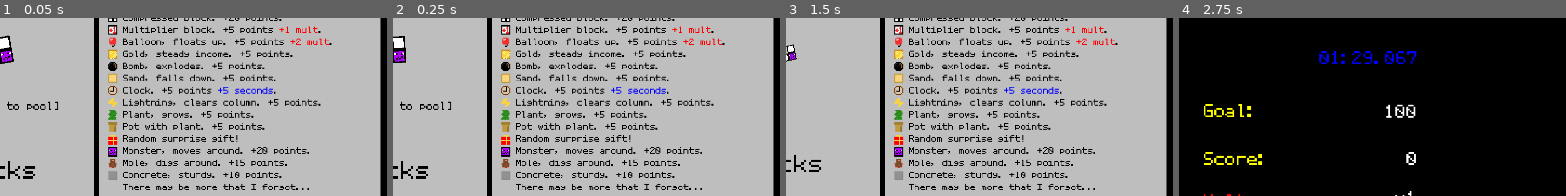
Above: before the commit, frames 1-4 (left to right).
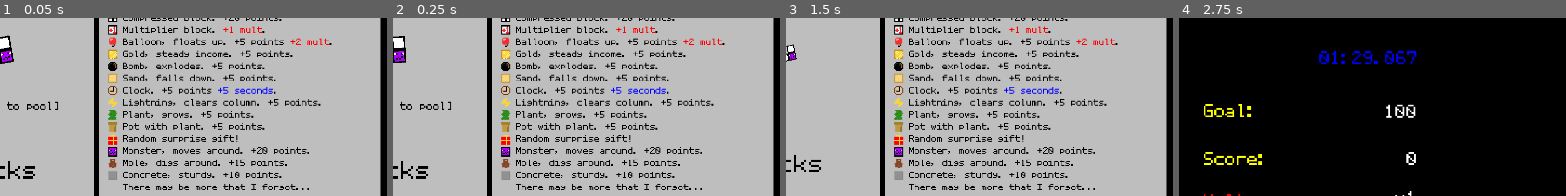
Above: after the commit, the same moments.

Repository: AsgerHB/create-jam-spring-2025
Game: Godot game, scene res://Scenes/Selector.tscn
Same seed, same stepped clock (60 frames per second), same inputs: the game is played once before the commit and once after it. This scene is started directly instead of the project's main scene. Sound files missing from this copy of the repository are replaced by a short silence.
Inputs:
- Up to frame 1 (0.05 s): no input
- Up to frame 2 (0.25 s): no input
- Up to frame 3 (1.5 s): click "[Add to pool]" at 0.5 s; click "[Add to pool]" at 1.25 s
- Up to frame 4 (2.75 s): hold Right (ui_right) from 2.03 s (still down)
The pictures show only the part of the screen within x 50-100%, y 8-58%; the shares and areas given below are measured in that part.

The runs differ from the first frame. In frame 1, 0.3% of the frame differs, in the area x 57-83%, y 4-9%; in frame 2, 0.3%; in frame 3, 0.3%; in frame 4, nothing differs.

Commit message:
Make multipler give 0 points, just +1 mult

Diff:
--- a/Prefabs/block_instructions.tscn
+++ b/Prefabs/block_instructions.tscn
@@ -127,7 +127,7 @@
 bbcode_enabled = true
 text = "Normal block. +5 points.
 Compressed block. +20 points.
-Multiplier block. +5 points [color=red]+1 mult[/color].
+Multiplier block. [color=red]+1 mult[/color].
 Balloon, floats up. +5 points [color=red]+2 mult[/color].
 Gold, steady income. +5 points.
 Bomb, explodes. +5 points.
--- a/Scripts/Cell.gd
+++ b/Scripts/Cell.gd
@@ -123,7 +123,6 @@
 		Type.Compressed:
 			score = 20
 		Type.Multiplier:
-			score = 5
 			game.score_counter.add_mult(1)
 		Type.Balloon:
 			score = 5
